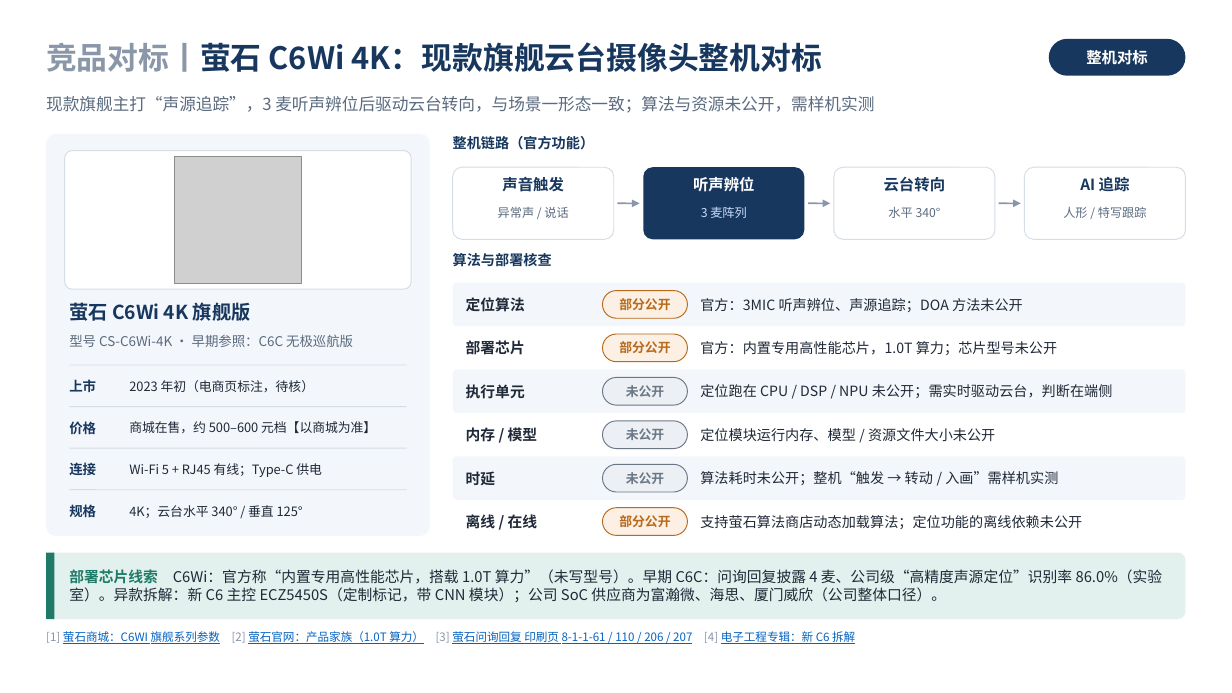
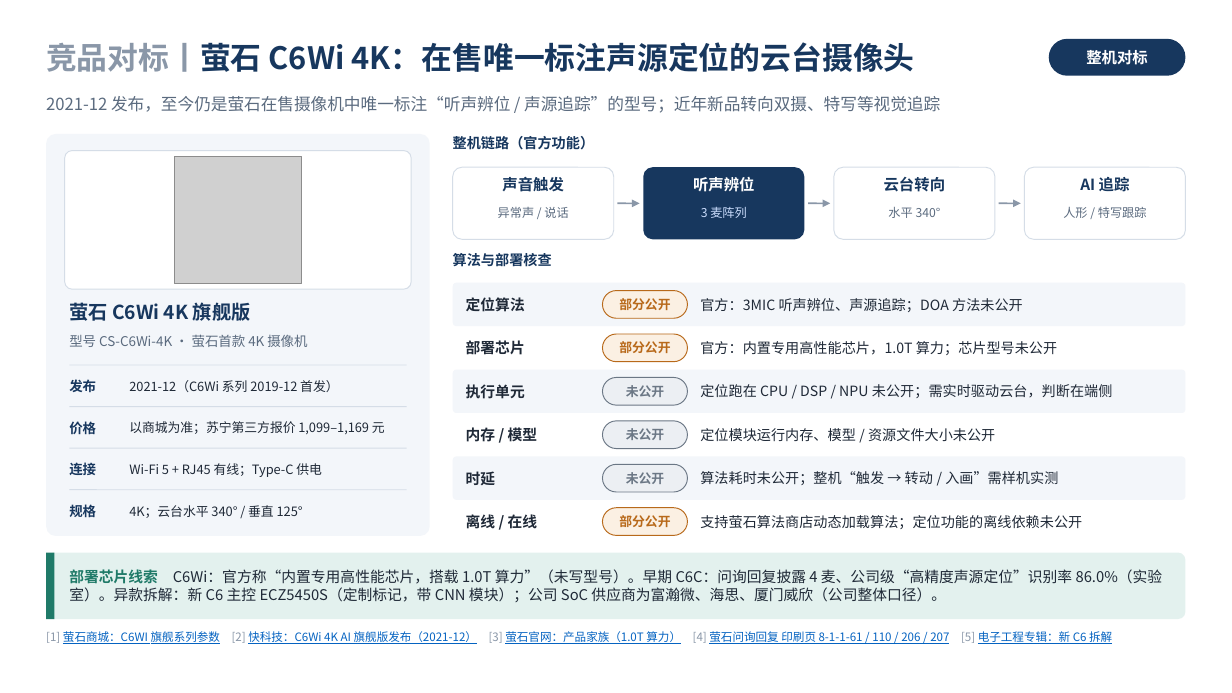
Before and after one commit to ZeroFoxxi/ssl-scene1, a slide deck: slide 1 of 竞品补充页_萤石与思必驰.pptx. Drawn at 1232x693 pixels with LibreOffice and Linux fonts; fonts in the diff are those of the drawing; grey boxes stand for pictures. Boxes give left, top, right and bottom in pixels: in the first picture for what was removed or moved away, otherwise in the second. Text is boxed around its words. In the diff, an @@ line names an element or a change of style, - is before the commit and + after.

```diff
--- a/竞品补充页_萤石与思必驰.pptx
+++ b/竞品补充页_萤石与思必驰.pptx
@@ text at [46,42,915,72]: text changed @@
-竞品对标丨萤石 C6Wi 4K：现款旗舰云台摄像头整机对标
+竞品对标丨萤石 C6Wi 4K：在售唯一标注声源定位的云台摄像头
@@ text at [46,96,940,113]: text changed @@
-现款旗舰主打“声源追踪”，3 麦听声辨位后驱动云台转向，与场景一形态一致；算法与资源未公开，需样机实测
+2021-12 发布，至今仍是萤石在售摄像机中唯一标注“听声辨位 / 声源追踪”的型号；近年新品转向双摄、特写等视觉追踪
@@ text at [69,334,307,347]: text changed @@
-型号 CS-C6Wi-4K · 早期参照：C6C 无极巡航版
+型号 CS-C6Wi-4K · 萤石首款 4K 摄像机
@@ text at [69,379,96,392]: text changed @@
-上市
+发布
@@ text at [129,380,338,392]: text changed @@
-2023 年初（电商页标注，待核）
+2021-12（C6Wi 系列 2019-12 首发）
@@ text at [129,421,385,434]: text changed @@
-商城在售，约 500–600 元档【以商城为准】
+以商城为准；苏宁第三方报价 1,099–1,169 元
@@ text at [46,631,1112,644]: text changed @@
-[1] 萤石商城：C6WI 旗舰系列参数 [2] 萤石官网：产品家族（1.0T 算力） [3] 萤石问询回复 印刷页 8-1-1-61 / 110 / 206 / 207 [4] 电子工程专辑：新 C6 拆解
+[1] 萤石商城：C6WI 旗舰系列参数 [2] 快科技：C6Wi 4K AI 旗舰版发布（2021-12） [3] 萤石官网：产品家族（1.0T 算力） [4] 萤石问询回复 印刷页 8-1-1-61 / 110 / 206 / 207 [5] 电子工程专辑：新 C6 拆解
```
Also in this commit, not shown: 1 other slide changed, 2 other files.
